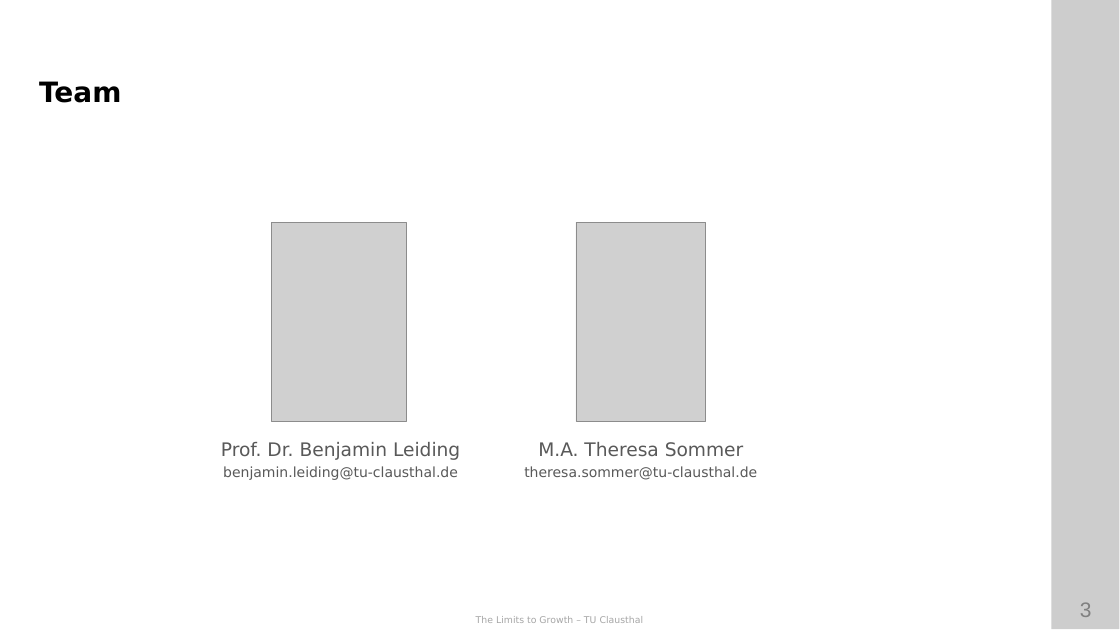
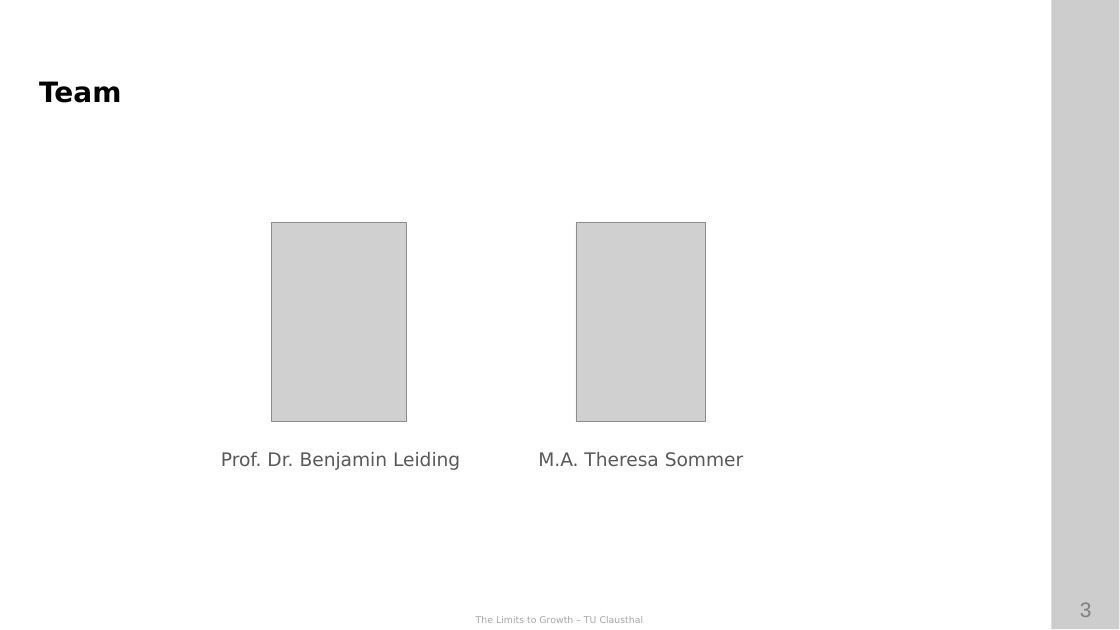
Before and after one commit to ETCE-LAB/teaching-material, a slide deck: slide 3 of The-Limits-to-Growth/LTG-L00-Organization.pptx. Drawn at 1120x630 pixels with LibreOffice and Linux fonts; fonts in the diff are those of the drawing; grey boxes stand for pictures; background and template pictures are left out. Boxes give left, top, right and bottom in pixels: in the first picture for what was removed or moved away, otherwise in the second. Text is boxed around its words. In the diff, an @@ line names an element or a change of style, - is before the commit and + after.

```diff
--- a/The-Limits-to-Growth/LTG-L00-Organization.pptx
+++ b/The-Limits-to-Growth/LTG-L00-Organization.pptx
@@ text at box(223, 466, 458, 480): paragraph removed @@
-benjamin.leiding@tu-clausthal.de
@@ text at box(524, 466, 757, 480): paragraph removed @@
-theresa.sommer@tu-clausthal.de
```
Also in this commit, not shown: 2 other slides changed, 1 other file.
